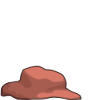
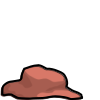
Layered file, before and after one edit (100x100). Changes by layer:
painted on "Outline" over (1, 64, 84, 100)
